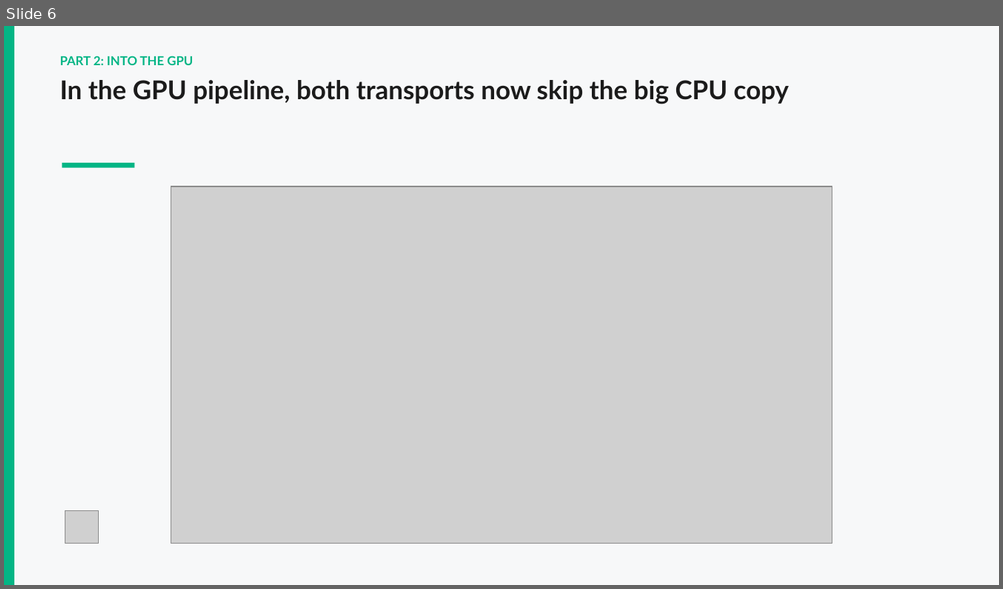
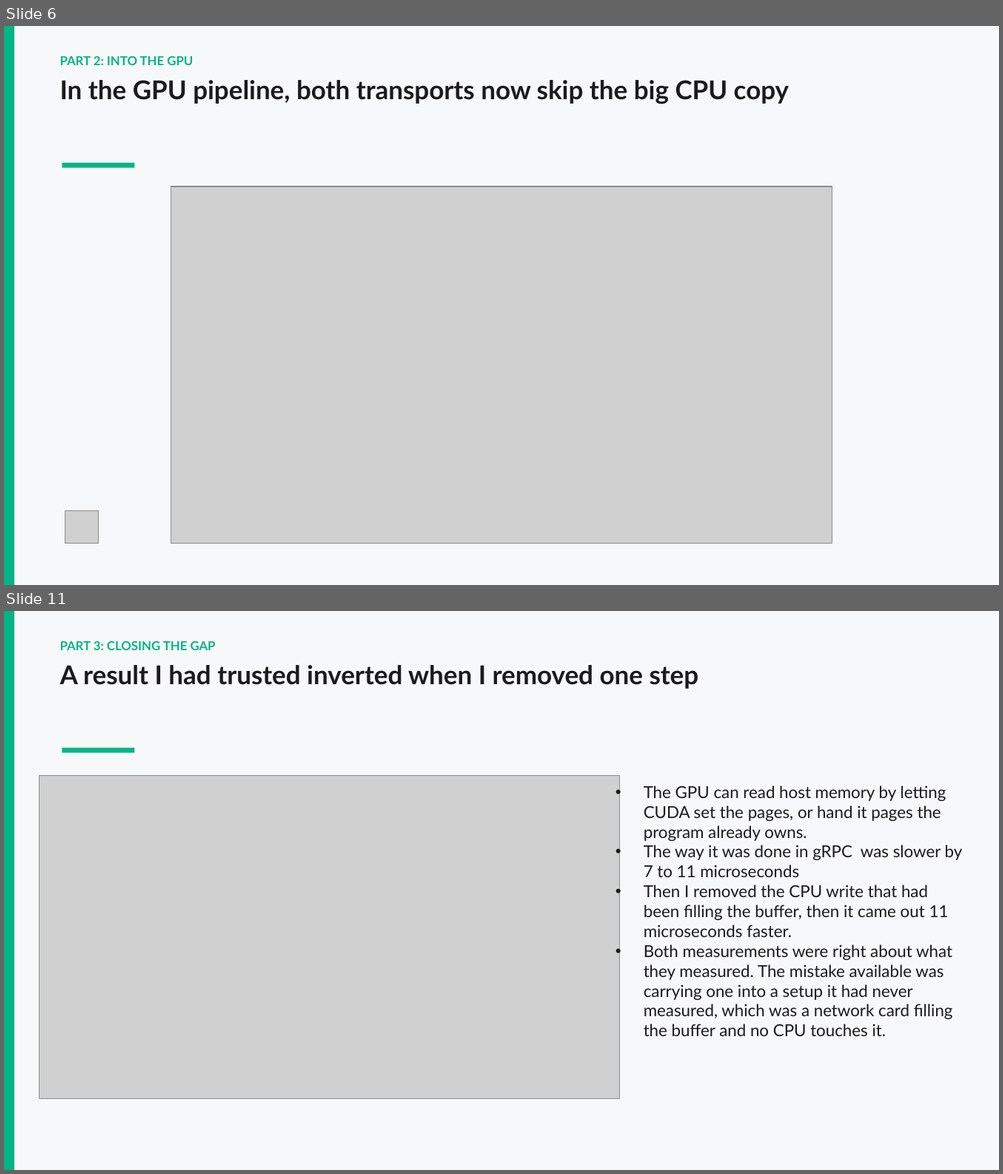
Before and after one commit to dvthomas01/DAQIRI_v_GRPC, a slide deck: presentation/Intern_showcase_Dami.pptx. Shown one above the other, each under a label of ours: slide 6 before the commit, slides 6 and 11 after it; the slides between them are not shown. The pictures are 1003x589 and 1003x1174 pixels, drawn with LibreOffice and Linux fonts; fonts in the diff are those of the drawing; grey boxes stand for pictures. Boxes give left, top, right and bottom in pixels: in the first picture for what was removed or moved away, otherwise in the second. Text is boxed around its words. In the diff, an @@ line names an element or a change of style, - is before the commit and + after.

```diff
--- a/presentation/Intern_showcase_Dami.pptx
+++ b/presentation/Intern_showcase_Dami.pptx
@@ slide 11 added at (4,611,999,1170), background #F7F8F9 @@
@@ rectangle added at (4,611,14,1170), fill #03B585 @@
@@ text added at (60,641,216,650), 12 pt, text #03B585, bold @@
+PART 3: CLOSING THE GAP
@@ text added at (60,665,699,689), 25 pt, text #1B1B1B, bold @@
+A result I had trusted inverted when I removed one step
@@ rectangle added at (62,748,134,753), fill #03B585 @@
@@ picture added at (39,775,620,1099) @@
@@ text added at (643,786,962,1037), 16 pt, text #1B1B1B @@
+• The GPU can read host memory by letting CUDA set the pages, or hand it pages the program already owns.
+• The way it was done in gRPC was slower by 7 to 11 microseconds
+• Then I removed the CPU write that had been filling the buffer, then it came out 11 microseconds faster.
+• Both measurements were right about what they measured. The mistake available was carrying one into a setup it had never measured, which was a network card filling the buffer and no CPU touches it.
```
Also in this commit, not shown: 6 slides changed, 5 other slides added, 2 slides removed, 7 other files.
